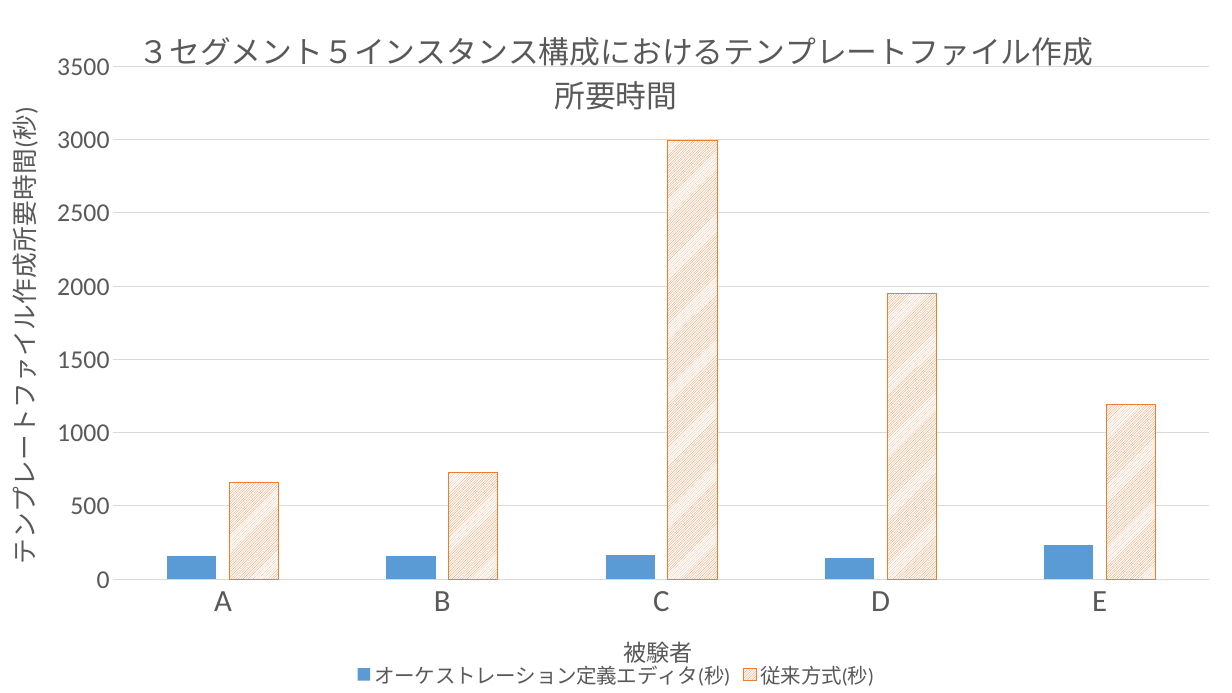
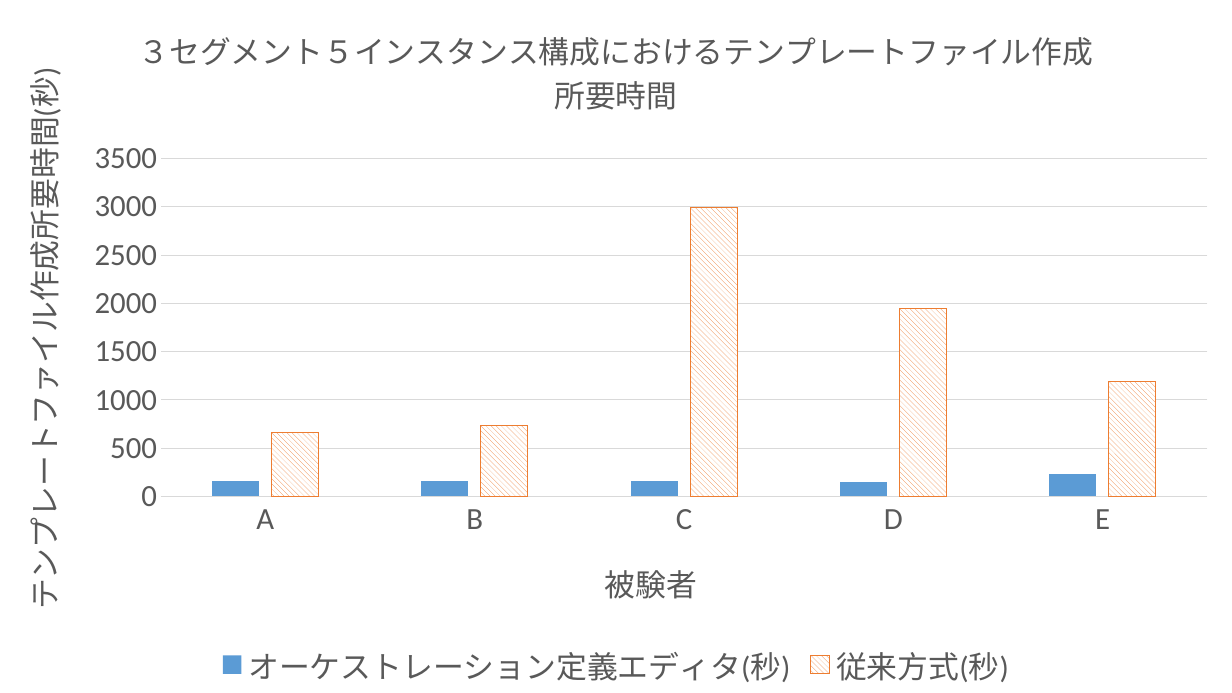
Before and after one commit to bokuhide/GUIToolCreate, a slide deck: slide 1 of 卒業論文梗概/Document/Abstract_Comparison.pptx. Drawn at 1232x693 pixels with LibreOffice and Linux fonts; fonts in the diff are those of the drawing. Boxes give left, top, right and bottom in pixels: in the first picture for what was removed or moved away, otherwise in the second. Text is boxed around its words. In the diff, an @@ line names an element or a change of style, - is before the commit and + after.

```diff
--- a/卒業論文梗概/Document/Abstract_Comparison.pptx
+++ b/卒業論文梗概/Document/Abstract_Comparison.pptx
@@ column chart at (0,0,1232,693) @@
@@ colour of 従来方式(秒) pattern #ED7D31 on #FFFFFF to pattern #ED7D31 on #FFFFFF @@
@@ legend changed @@
@@ value axis changed @@
@@ plot area changed @@
```
Also in this commit, not shown: 26 other files.
